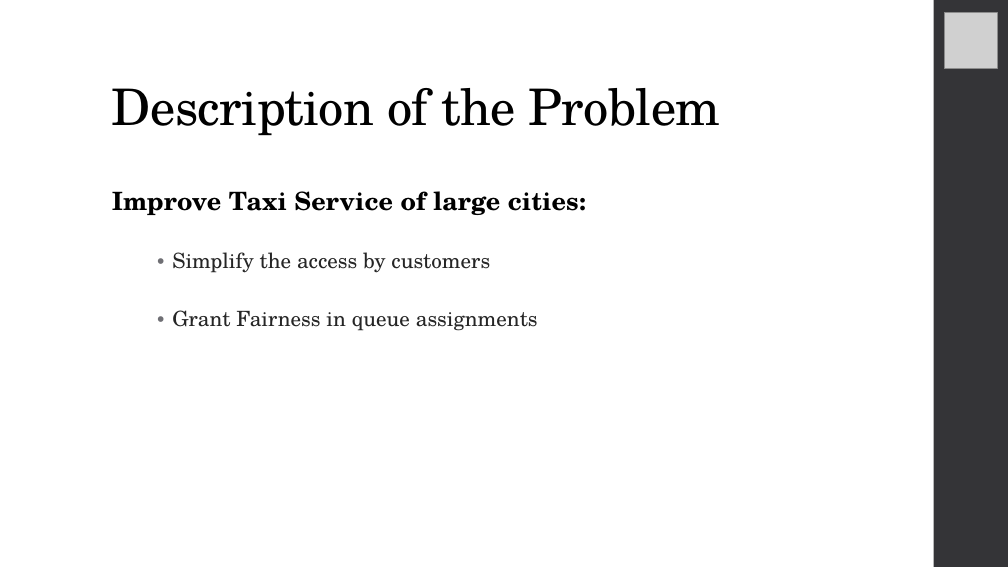
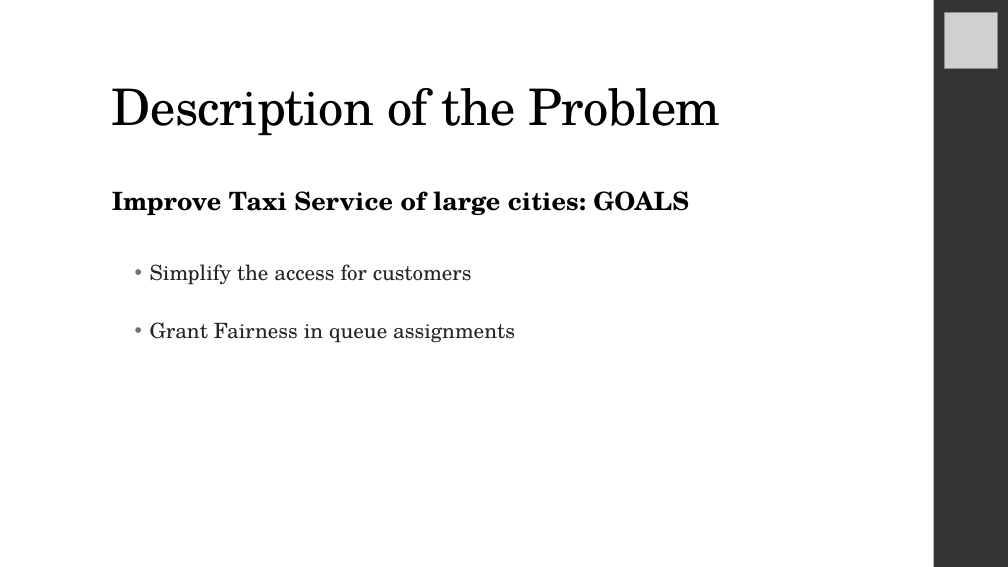
Before and after one commit to RiccardoDeTogni/BucciDeTogniTaxiService, a slide deck: slide 2 of Slides.pptx. Drawn at 1008x567 pixels with LibreOffice and Linux fonts; fonts in the diff are those of the drawing; grey boxes stand for pictures. Boxes give left, top, right and bottom in pixels: in the first picture for what was removed or moved away, otherwise in the second. Text is boxed around its words. In the diff, an @@ line names an element or a change of style, - is before the commit and + after.

```diff
--- a/Slides.pptx
+++ b/Slides.pptx
@@ text at box(112, 191, 689, 285): text changed @@
-Improve Taxi Service of large cities:
-    • Simplify the access by customers
+Improve Taxi Service of large cities: GOALS
+  • Simplify the access for customers
@@ text at box(150, 322, 515, 343): list level 3 to 2 in "Grant Fairness in queue assignments" @@
```
Also in this commit, not shown: 9 other slides changed, 1 slide added, 1 slide removed, 2 other files.
